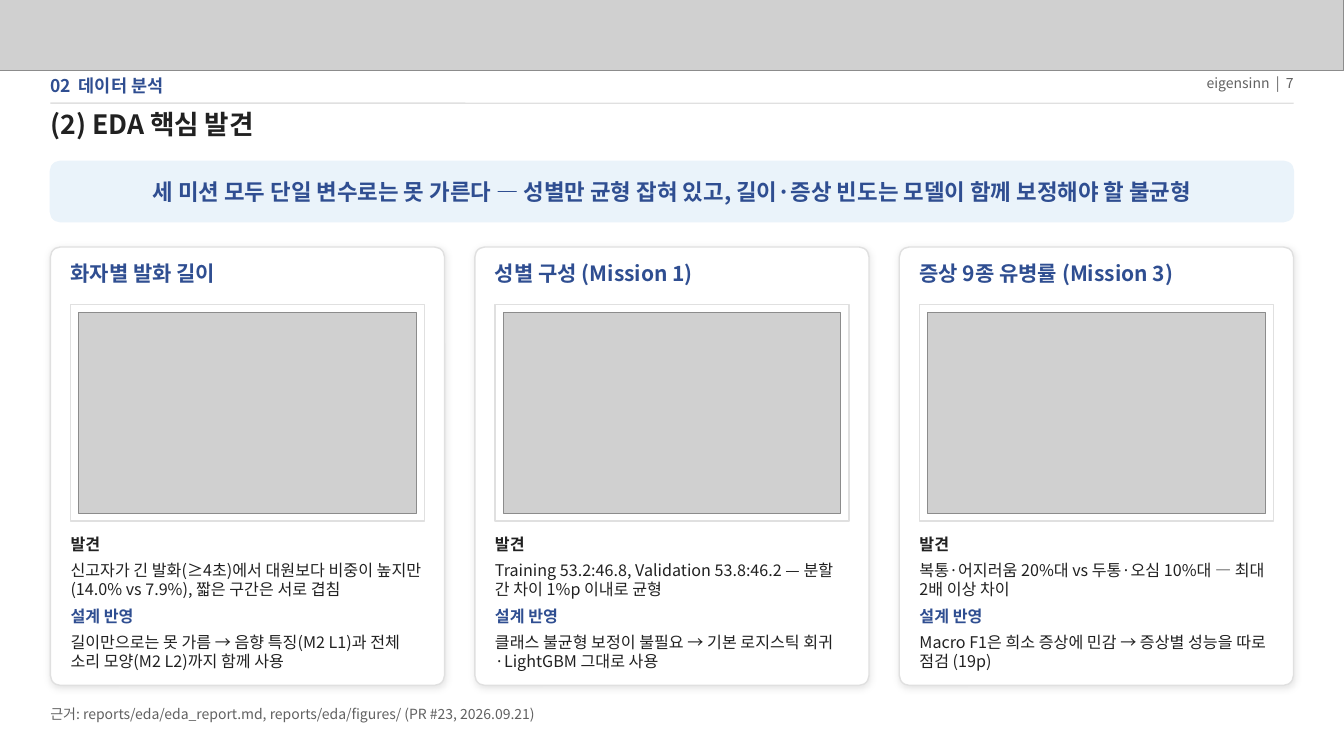
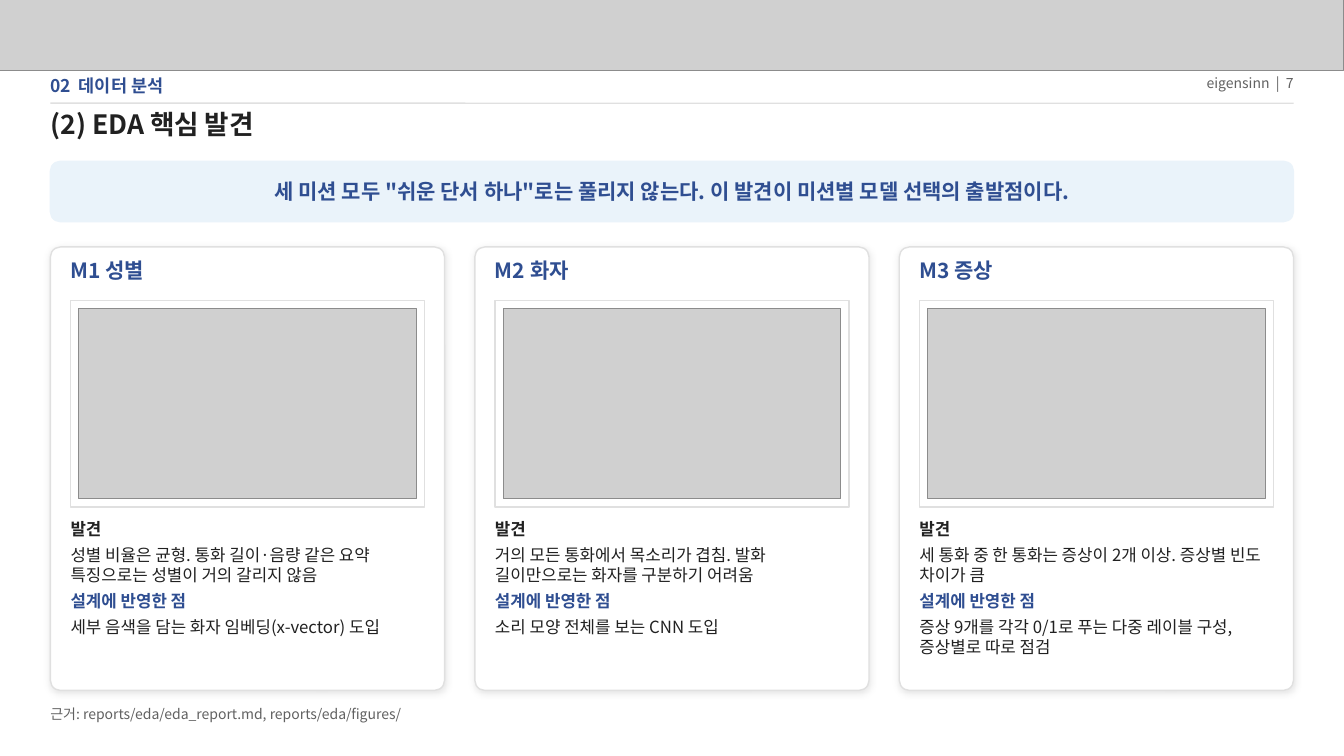
Before and after one commit to eigensinn-dcc2026/prelim, a slide deck: slide 7 of ppt/DCC2026_예선_결과정리.pptx. Drawn at 1344x756 pixels with LibreOffice and Linux fonts; fonts in the diff are those of the drawing; grey boxes stand for pictures. Boxes give left, top, right and bottom in pixels: in the first picture for what was removed or moved away, otherwise in the second. Text is boxed around its words. In the diff, an @@ line names an element or a change of style, - is before the commit and + after.

```diff
--- a/ppt/DCC2026_예선_결과정리.pptx
+++ b/ppt/DCC2026_예선_결과정리.pptx
@@ text at box(274, 181, 1070, 201): text changed; size 16 to 15 pt @@
-세 미션 모두 단일 변수로는 못 가른다 — 성별만 균형 잡혀 있고, 길이·증상 빈도는 모델이 함께 보정해야 할 불균형
+세 미션 모두 "쉬운 단서 하나"로는 풀리지 않는다. 이 발견이 미션별 모델 선택의 출발점이다.
@@ rounded rectangle: place and size @@
-rounded rectangle at box(50, 247, 445, 686)
+rounded rectangle at box(50, 247, 445, 691)
@@ text at box(71, 260, 145, 280): text changed @@
-화자별 발화 길이
+M1 성별
@@ rounded rectangle: place and size @@
-rounded rectangle at box(475, 247, 869, 686)
+rounded rectangle at box(475, 247, 869, 691)
@@ text at box(495, 260, 569, 280): text changed @@
-성별 구성 (Mission 1)
+M2 화자
@@ rounded rectangle: place and size @@
-rounded rectangle at box(899, 247, 1294, 686)
+rounded rectangle at box(899, 247, 1294, 691)
@@ text at box(919, 260, 994, 280): text changed @@
-증상 9종 유병률 (Mission 3)
+M3 증상
@@ rectangle: place and size @@
-rectangle at box(71, 304, 424, 521)
+rectangle at box(71, 300, 424, 507)
@@ picture: place and size @@
-picture at box(79, 313, 416, 513)
+picture at box(79, 309, 416, 499)
@@ rectangle: place and size @@
-rectangle at box(495, 304, 849, 521)
+rectangle at box(495, 300, 849, 507)
@@ picture: place and size @@
-picture at box(503, 313, 841, 513)
+picture at box(503, 309, 841, 499)
@@ rectangle: place and size @@
-rectangle at box(920, 304, 1273, 521)
+rectangle at box(920, 300, 1273, 507)
@@ picture: place and size @@
-picture at box(928, 313, 1265, 513)
+picture at box(928, 309, 1265, 499)
@@ text at box(71, 521, 102, 537): size 11.5 to 12 pt in "발견"; less space between paragraphs @@
@@ text "발견": place and size @@
-text "발견" at box(71, 536, 421, 670)
+text "발견" at box(71, 521, 380, 636)
@@ text at box(495, 521, 526, 537): size 11.5 to 12 pt in "발견"; less space between paragraphs @@
@@ text "발견": place and size @@
-text "발견" at box(495, 536, 834, 671)
+text "발견" at box(495, 521, 766, 635)
@@ text at box(919, 521, 950, 537): size 11.5 to 12 pt in "발견"; less space between paragraphs @@
@@ text "발견": place and size @@
-text "발견" at box(919, 536, 1266, 671)
+text "발견" at box(919, 521, 1261, 655)
@@ text at box(71, 547, 380, 636): text changed; size 11.5 to 12 pt @@
-신고자가 긴 발화(≥4초)에서 대원보다 비중이 높지만(14.0% vs 7.9%), 짧은 구간은 서로 겹침
-설계 반영
-길이만으로는 못 가름 → 음향 특징(M2 L1)과 전체 소리 모양(M2 L2)까지 함께 사용
+성별 비율은 균형. 통화 길이·음량 같은 요약 특징으로는 성별이 거의 갈리지 않음
+설계에 반영한 점
+세부 음색을 담는 화자 임베딩(x-vector) 도입
@@ text at box(495, 547, 766, 635): text changed; size 11.5 to 12 pt @@
-Training 53.2:46.8, Validation 53.8:46.2 — 분할 간 차이 1%p 이내로 균형
-설계 반영
-클래스 불균형 보정이 불필요 → 기본 로지스틱 회귀·LightGBM 그대로 사용
+거의 모든 통화에서 목소리가 겹침. 발화 길이만으로는 화자를 구분하기 어려움
+설계에 반영한 점
+소리 모양 전체를 보는 CNN 도입
@@ text at box(919, 547, 1261, 655): text changed; size 11.5 to 12 pt @@
-복통·어지러움 20%대 vs 두통·오심 10%대 — 최대 2배 이상 차이
-설계 반영
-Macro F1은 희소 증상에 민감 → 증상별 성능을 따로 점검 (19p)
+세 통화 중 한 통화는 증상이 2개 이상. 증상별 빈도 차이가 큼
+설계에 반영한 점
+증상 9개를 각각 0/1로 푸는 다중 레이블 구성, 증상별로 따로 점검
@@ text at box(50, 707, 401, 723): text changed @@
-근거: reports/eda/eda_report.md, reports/eda/figures/ (PR #23, 2026.09.21)
+근거: reports/eda/eda_report.md, reports/eda/figures/
```
Also in this commit, not shown: 13 other slides changed, 4 slides added, 6 slides removed, 1 other file.
